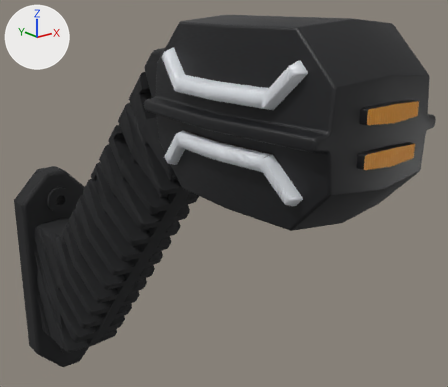
Two versions of the glTF model src/assets/models/lamp-ld2994.glb, one commit apart.
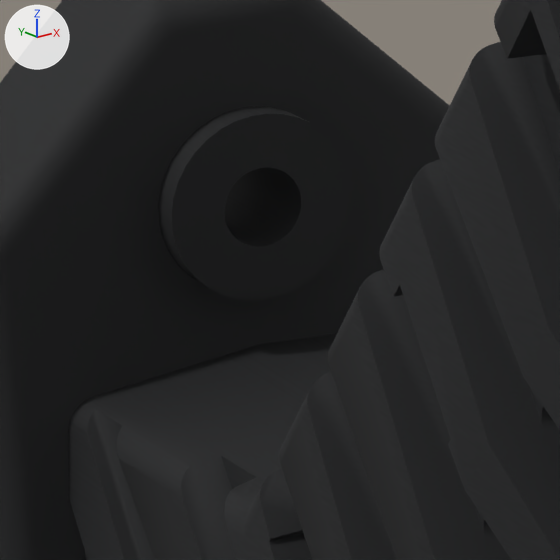
Old and new are each drawn whole from a 50 mm camera at (-0.116, -0.283, 0.131) aimed at (0.023, -0.109, 0.061) and again close up on the part from 6% to 22% of the width and 45% to 64% of the height. Every picture has the same lights, and +X, +Y and +Z are marked at upper left. The last two pictures show the newer version. Vertices at exactly the same position are counted once.

The first close-up shows 'BODY'.
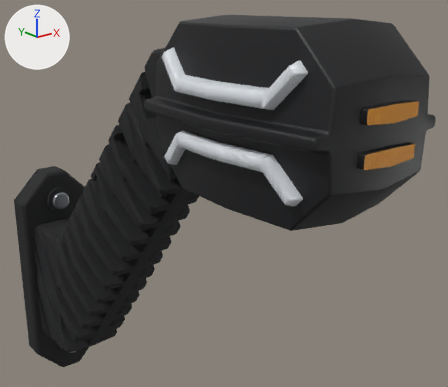
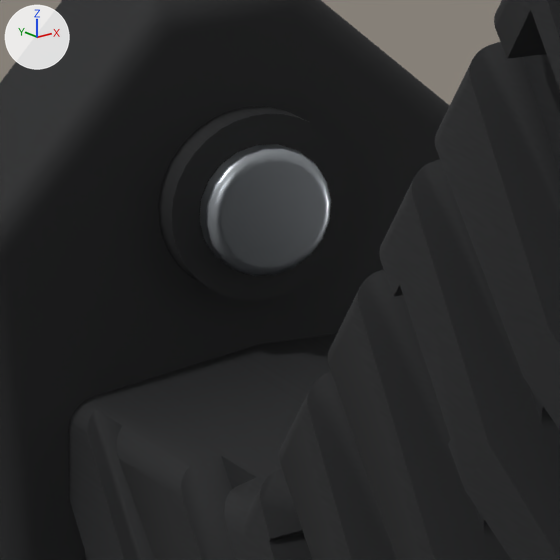
The change, as JSON lines over the scene's bpy script:
```json
{"op": "add", "block": "mat_zinc", "code": ["mat_zinc = principled_material('Zinc')", "mat_zinc.base_color = (0.397, 0.423, 0.451)  # grey #a9aeb3", "mat_zinc.metallic = 1.0", "mat_zinc.roughness = 0.35"]}
{"block": "me_mesh_0", "where": "# used by ob_body; location = (0.0, 0.0, 0.0)"}
{"op": "remove", "block": "me_mesh_0", "code": "me_mesh_0.from_pydata(...)  # 8229 vertices, 14995 faces; spans x -0.025..0.025, y -0.2..0.0, z -0.053..0.127"}
{"op": "add", "block": "me_mesh_0", "code": "me_mesh_0.from_pydata(...)  # 8549 vertices, 15627 faces; spans x -0.025..0.025, y -0.2..0.0, z -0.053..0.127"}
{"block": "me_mesh_0", "change": "me_mesh_0 part 1: a new loose piece of 160 vertices spanning x -0.004..0.004, y -0.015..-0.013, z 0.035..0.043, in mat_zinc (grey #a9aeb3)"}
{"block": "me_mesh_0", "change": "other edits to the shape of me_mesh_0 do not show in these pictures"}
{"op": "add", "block": "me_mesh_0", "code": "me_mesh_0.materials.append(mat_zinc)  # grey #a9aeb3"}
```

Pixel boxes (x1, y1, x2, y2) of what changed, in the close-ups (560 x 560 px):
```json
{"part": 1, "of": "me_mesh_0", "change": "added", "after": [200, 144, 331, 276]}
```
